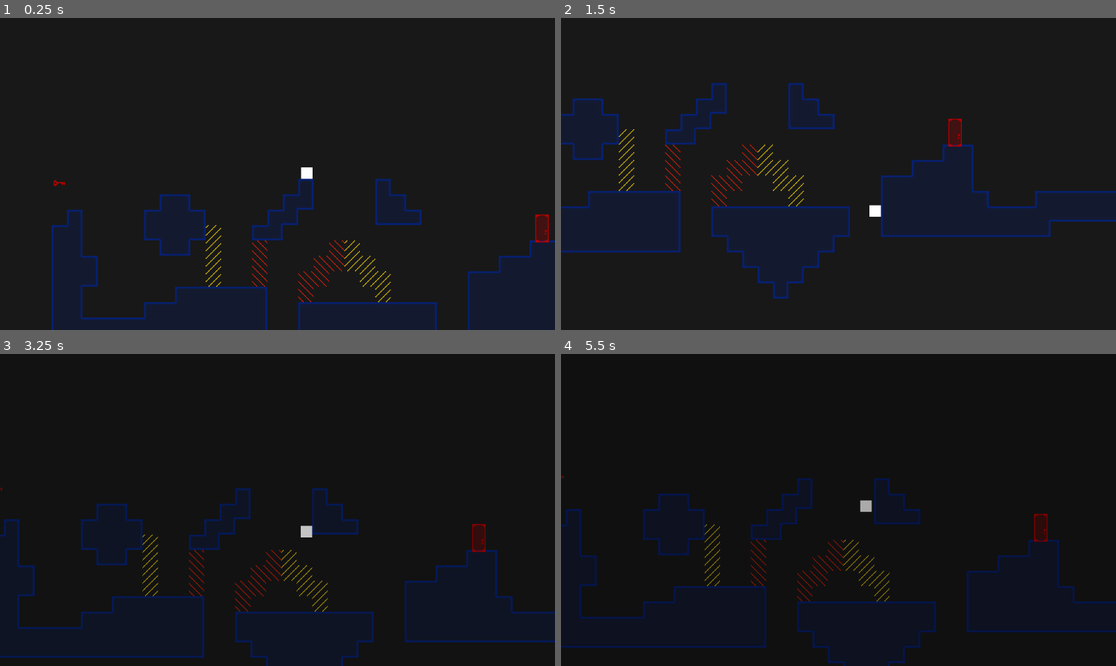
Above: before the commit, frames 1-4 (two rows, left to right).
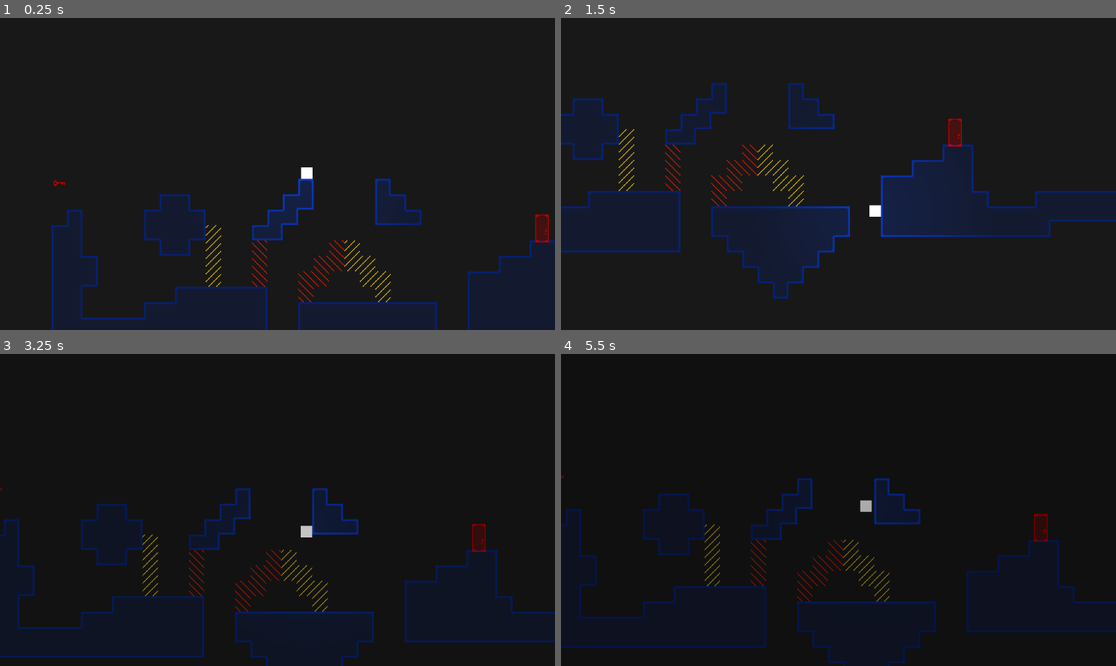
Above: after the commit, the same moments.

Repository: trainb0y/brackeys-2024-1
Game: Godot game, scene res://Scenes/test.tscn
Same seed, same stepped clock (60 frames per second), same inputs: the game is played once before the commit and once after it.
Inputs:
- Up to frame 1 (0.25 s): no input
- Up to frame 2 (1.5 s): hold Right (player_right) from 0.53 s (still down); tap E (player_use) at 0.6, 1.35 s; tap Space (player_jump) at 0.77 s
- Up to frame 3 (3.25 s): tap Space (player_jump) at 1.52, 3.02 s; release Right (player_right) at 2.03 s; hold Left (player_left) 2.03-2.78 s; tap E (player_use) at 2.1, 2.85 s; hold Right (player_right) from 2.78 s (still down)
- Up to frame 4 (5.5 s): tap E (player_use) at 3.6, 4.35, 5.1 s; tap Space (player_jump) at 3.77, 4.52 s; release Right (player_right) at 4.28 s; hold Left (player_left) 4.28-5.03 s; hold Right (player_right) from 5.03 s (still down)

The runs differ from the first frame. In frame 1, 0.4% of the frame differs, in the area x 45-71%, y 51-72%; in frame 2, 0.5%, in the area x 40-72%, y 39-80%; in frame 3, 0.3%; in frame 4, 0.3%.

Commit message:
add some lighting to player and flag

Diff:
--- a/Scenes/level_end.tscn
+++ b/Scenes/level_end.tscn
@@ -1,8 +1,9 @@
-[gd_scene load_steps=5 format=3 uid="uid://c3csacx10wb8k"]
+[gd_scene load_steps=6 format=3 uid="uid://c3csacx10wb8k"]
 
 [ext_resource type="Script" path="res://Scripts/levelend.gd" id="1_icgjf"]
 [ext_resource type="AudioStream" uid="uid://c7cuip1h0lm2w" path="res://Sounds/player_win.wav" id="2_jh3bg"]
 [ext_resource type="Texture2D" uid="uid://b2vkg4ogn0a5c" path="res://Sprites/flag.png" id="3_8kyyr"]
+[ext_resource type="Texture2D" uid="uid://dbnhx56yb4rn2" path="res://Sprites/light.webp" id="4_qsucx"]
 
 [sub_resource type="CircleShape2D" id="CircleShape2D_ovw6j"]
 radius = 14.0357
@@ -21,4 +22,9 @@
 [node name="Sprite2D" type="Sprite2D" parent="."]
 texture = ExtResource("3_8kyyr")
 
+[node name="PointLight2D" type="PointLight2D" parent="."]
+energy = 2.0
+texture = ExtResource("4_qsucx")
+texture_scale = 0.5
+
 [connection signal="body_entered" from="." to="." method="_on_body_entered"]
--- a/Scenes/player.tscn
+++ b/Scenes/player.tscn
@@ -1,10 +1,11 @@
-[gd_scene load_steps=8 format=3 uid="uid://0rghwpnt8qio"]
+[gd_scene load_steps=9 format=3 uid="uid://0rghwpnt8qio"]
 
 [ext_resource type="Script" path="res://Scripts/player.gd" id="1_16thh"]
 [ext_resource type="Texture2D" uid="uid://ncxkhbuqjp3v" path="res://Sprites/white_pixel.png" id="1_884b4"]
 [ext_resource type="Script" path="res://Scripts/death.gd" id="3_awwww"]
 [ext_resource type="AudioStream" uid="uid://7blhahdvgatt" path="res://Sounds/player_jump.wav" id="4_fdlt5"]
 [ext_resource type="AudioStream" uid="uid://c83we5pmr2k7s" path="res://Sounds/player_die.wav" id="5_p57l2"]
+[ext_resource type="Texture2D" uid="uid://dbnhx56yb4rn2" path="res://Sprites/light.webp" id="6_vkp73"]
 
 [sub_resource type="RectangleShape2D" id="RectangleShape2D_bdnto"]
 size = Vector2(12, 12)
@@ -54,4 +55,8 @@
 stream = ExtResource("5_p57l2")
 volume_db = 4.0
 
+[node name="PointLight2D" type="PointLight2D" parent="."]
+energy = 0.8
+texture = ExtResource("6_vkp73")
+
 [connection signal="body_entered" from="DeathDetector" to="DeathDetector" method="_on_body_entered"]
